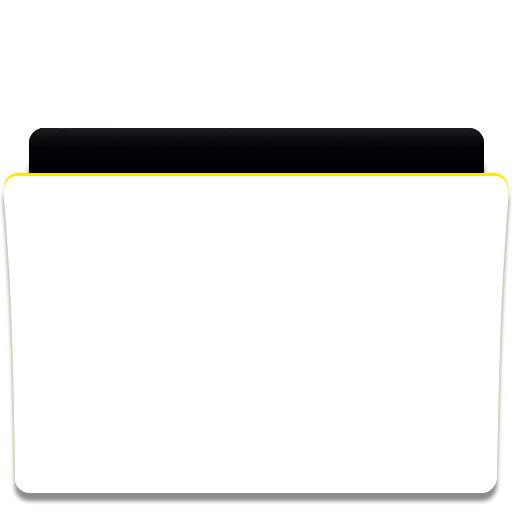
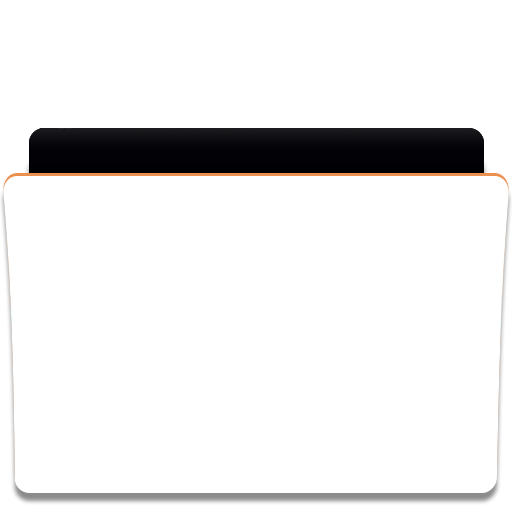
Comparing the layer stacks of the two (512, 512) images. Changes:
painted on "Top Layer" (2nd of 3, in "Top Layer") over (84, 124, 111, 125)
